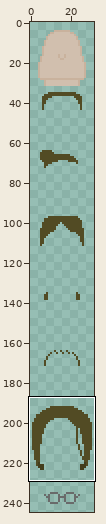
One commit to this sprite sheet: You Don't Work Here/Assets/Sprites/faceType5.png. The picture above shows the old version from afar; the outline marks the close-up.
Close-up. Before:
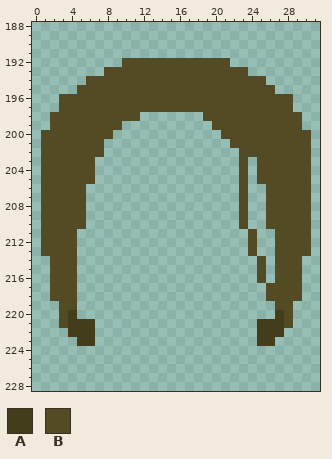
The file is 32x256 pixels. Shown: x 0..31, y 188..228. The wide view leaves out empty margins. The commit also changed other parts of the picture, which this record leaves out.
Palette (. is transparent): A #433d1c  B #524b24
Pixels before, first column x 1:
192 .........BBBBBBBBBBBB.........
193 .......BBBBBBBBBBBBBBBB.......
194 .....BBBBBBBBBBBBBBBBBBBB.....
195 ....BBBBBBBBBBBBBBBBBBBBBB....
196 ..BBBBBBBBBBBBBBBBBBBBBBBBBB..
197 ..BBBBBBBBBBBBBBBBBBBBBBBBBB..
198 .BBBBBBBBBB.......BBBBBBBBBBB.
199 .BBBBBBBB..........BBBBBBBBBB.
200 BBBBBBBB............BBBBBBBBBB
201 BBBBBBB..............BBBBBBBBB
202 BBBBBBB...............BBBBBBBB
203 BBBBBB................B.BBBBBB
204 BBBBBB................B.BBBBBB
205 BBBBBB................B.BBBBBB
206 BBBBB.................B..BBBBB
207 BBBBB.................B..BBBBB
208 BBBBB.................B..BBBBB
209 BBBBB.................B..BBBBB
210 BBBBB.................B..BBBBB
211 BBBB...................B..BBBB
212 BBBB...................B..BBBB
213 BBBB...................B..BBBB
214 .BBB....................B.BBB.
215 .BBB....................B.BBB.
216 .BBB....................B.BBB.
217 .BBB.....................BBBB.
218 .BBB.....................BBBB.
219 ..BB......................BB..
220 ..BA......................AB..
221 ..BAAA..................AAAB..
222 ...AAA..................AAA...
223 ....AA..................AA....
And afterwards:
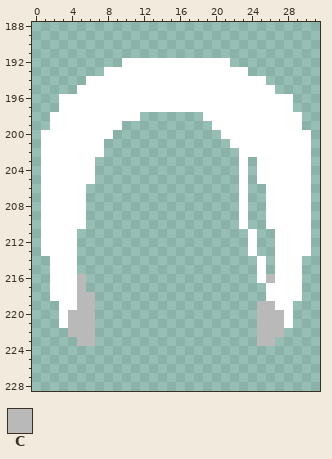
Colours new in this view: C #b9b9b9
Edits made:
colour B: #524b24 -> #ffffff
Changed rows in their new state; - is a pixel that keeps its letter.
first column x 4:
216 -C--------------------C-
217 -C----------------------
218 -CC---------------------
219 -CC------------------CC-
220 CCC------------------CCC
221 CCC------------------CCC
222 CCC------------------CCC
223 -CC------------------CC-
Changed places in both close-ups, as pixel boxes (x1, y1, x2, y2):
changed: (41, 58, 311, 346)
